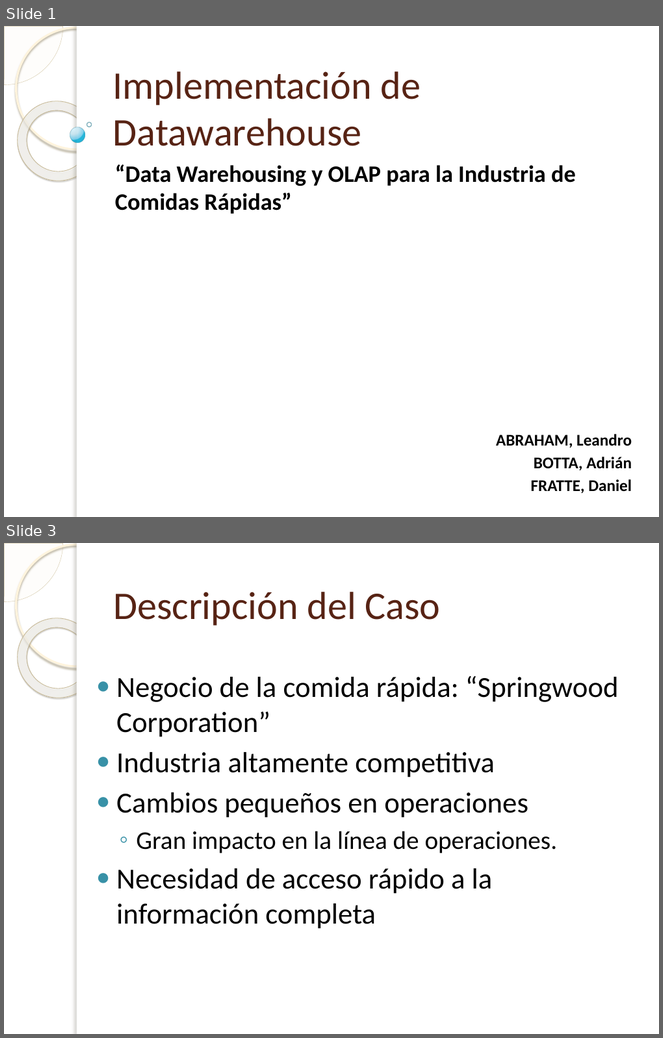
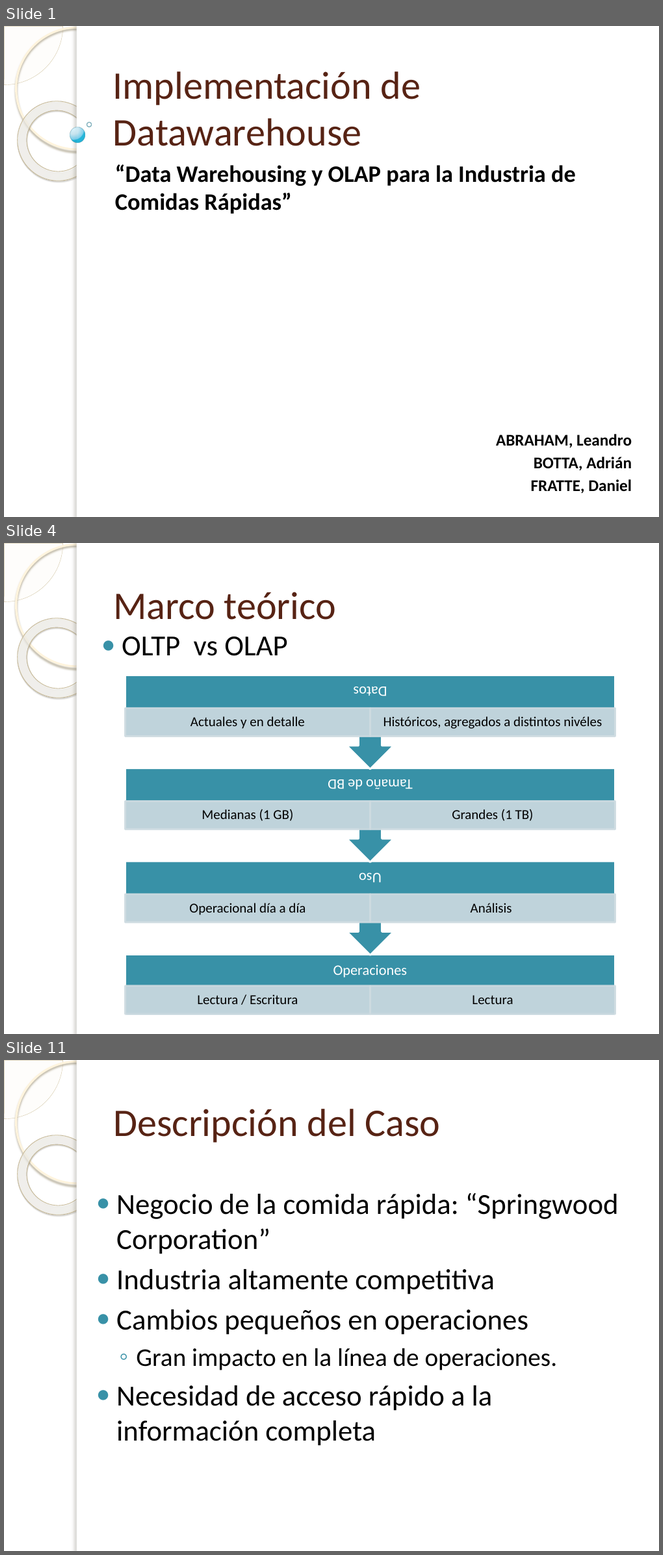
Before and after one commit to gsenergin/hydro2011, a slide deck: [SG2]/Informe FINAL/Presentacion-Abraham-Botta-FratteV2.0.pptx. Shown one above the other, each under a label of ours: slides 1 and 3 before the commit, slides 1, 4 and 11 after it; the slides between them are not shown. The pictures are 663x1038 and 663x1555 pixels, drawn with LibreOffice and Linux fonts; fonts in the diff are those of the drawing; background and template pictures are left out. Boxes give left, top, right and bottom in pixels: in the first picture for what was removed or moved away, otherwise in the second. Text is boxed around its words. In the diff, an @@ line names an element or a change of style, - is before the commit and + after.

```diff
--- a/[SG2]/Informe FINAL/Presentacion-Abraham-Botta-FratteV2.0.pptx
+++ b/[SG2]/Informe FINAL/Presentacion-Abraham-Botta-FratteV2.0.pptx
@@ slide 4 added at <box>4,543,659,1034</box>, background picture (left out); not listed: 5 template elements that a slide beside it also shows @@
@@ title added at <box>113,592,337,620</box>, 43 pt, text #572314 @@
+Marco teórico
@@ text added at <box>122,637,287,656</box>, 32 pt, text #000000 @@
+● OLTP vs OLAP
@@ group added at <box>125,676,615,1016</box>: 12 texts, 9 rectangles, 3 up arrow callouts @@
+Operaciones
+Lectura / Escritura
+Lectura
+Uso
+Operacional día a día
+Análisis
+Tamaño de BD
+Medianas (1 GB)
+Grandes (1 TB)
+Datos
+Actuales y en detalle
+Históricos, agregados a distintos nivéles
@@ what was slide 3 is now slide 11 @@
```
Also in this commit, not shown: 11 slides changed, 10 other slides added, 1 other file.
